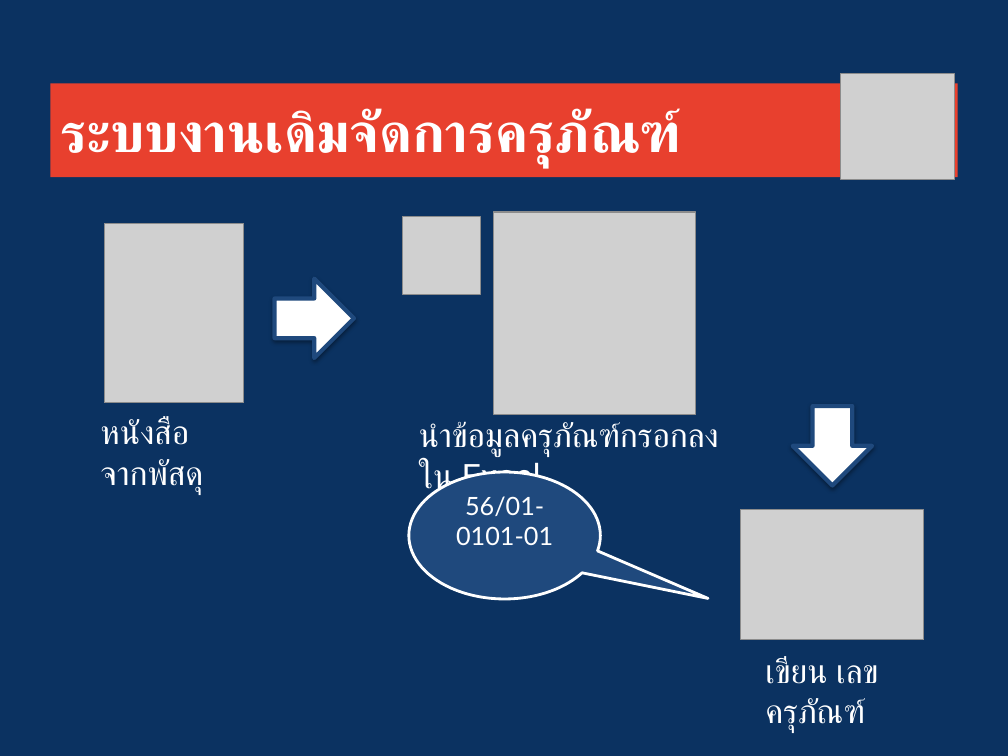
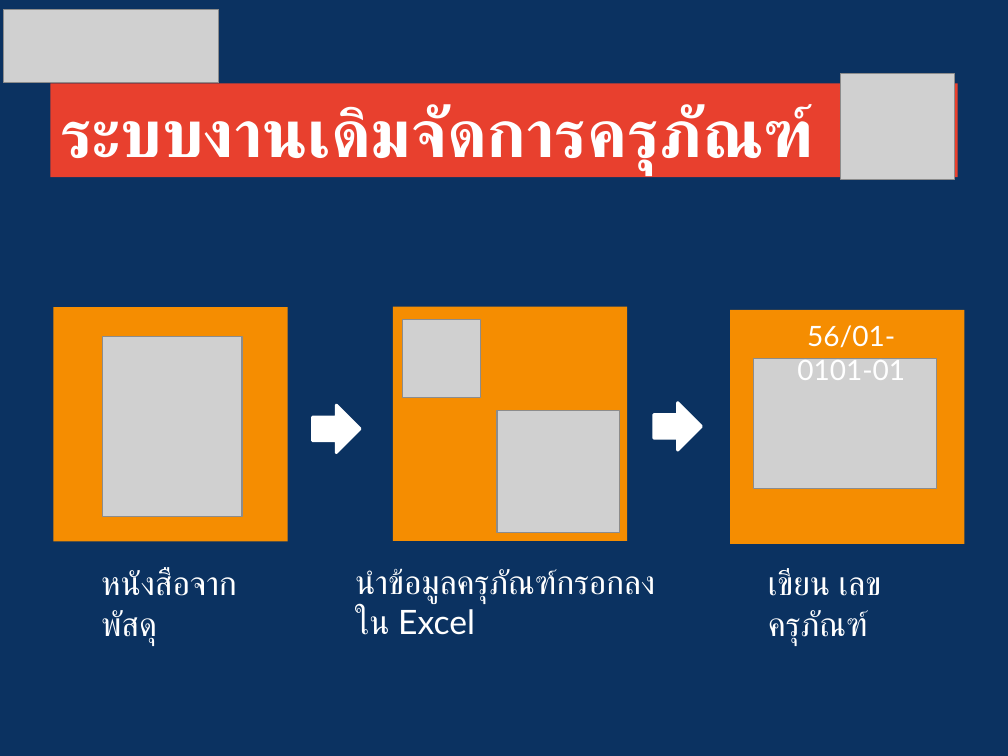
Before and after one commit to JhunCabas/asset-project-system, a slide deck: slide 8 of ASSET_DOC/ASSET_Proposal/ASSET_Final.pptx. Drawn at 1008x756 pixels with LibreOffice and Linux fonts; fonts in the diff are those of the drawing; grey boxes stand for pictures; background and template pictures are left out. Boxes give left, top, right and bottom in pixels: in the first picture for what was removed or moved away, otherwise in the second. Text is boxed around its words. In the diff, an @@ line names an element or a change of style, - is before the commit and + after.

```diff
--- a/ASSET_DOC/ASSET_Proposal/ASSET_Final.pptx
+++ b/ASSET_DOC/ASSET_Proposal/ASSET_Final.pptx
@@ picture added at box(4, 10, 219, 84) @@
@@ title "ระบบงานเดิมจัดการครุภัณฑ์" at box(50, 84, 958, 177): size 39.6 to 48 pt, font Roboto to Lato @@
@@ picture removed at box(494, 212, 697, 414) @@
@@ right arrow removed at box(274, 278, 354, 358) @@
@@ rectangle added at box(53, 307, 287, 541), fill #F58D01 @@
@@ rectangle added at box(393, 306, 627, 540), fill #F58D01 @@
@@ picture: place and size @@
-picture at box(402, 217, 480, 294)
+picture at box(403, 320, 481, 397)
@@ rectangle added at box(730, 309, 964, 543), fill #F58D01 @@
@@ text "56/01-0101-01": place and size @@
-text "56/01-0101-01" at box(409, 472, 601, 599)
+text "56/01-0101-01" at box(797, 325, 905, 380)
@@ text "56/01-0101-01" at box(797, 325, 905, 380): size 18 to 20 pt; vertical alignment middle to top; fill #1F497D to none; outline #FFFFFF 2 pt to none @@
@@ picture: place and size @@
-picture at box(104, 224, 243, 403)
+picture at box(103, 337, 242, 516)
@@ picture: place and size @@
-picture at box(741, 510, 924, 640)
+picture at box(753, 359, 936, 489)
@@ right arrow added at box(312, 405, 360, 453), fill #FFFFFF, outline #FFFFFF 2 pt @@
@@ picture added at box(497, 410, 620, 533) @@
@@ right arrow added at box(654, 402, 702, 450), fill #FFFFFF, outline #FFFFFF 2 pt @@
@@ right arrow removed at box(792, 406, 872, 486) @@
@@ text "หนังสือจากพัสดุ": place and size @@
-text "หนังสือจากพัสดุ" at box(100, 418, 202, 494)
+text "หนังสือจากพัสดุ" at box(101, 570, 237, 645)
@@ font Roboto to Lato in 3 elements at box(768, 570, 869, 645), box(101, 570, 237, 645), box(355, 568, 655, 635) @@
@@ text "นำข้อมูลครุภัณฑ์กรอกลงใน Excel": place and size @@
-text "นำข้อมูลครุภัณฑ์กรอกลงใน Excel" at box(419, 422, 719, 480)
+text "นำข้อมูลครุภัณฑ์กรอกลงใน Excel" at box(355, 568, 655, 635)
@@ text "เขียน เลขครุภัณฑ์": place and size @@
-text "เขียน เลขครุภัณฑ์" at box(765, 657, 866, 732)
+text "เขียน เลขครุภัณฑ์" at box(768, 570, 869, 645)
```
Also in this commit, not shown: 19 other slides changed, 2 slides added, 1 slide removed, 2 other files.
